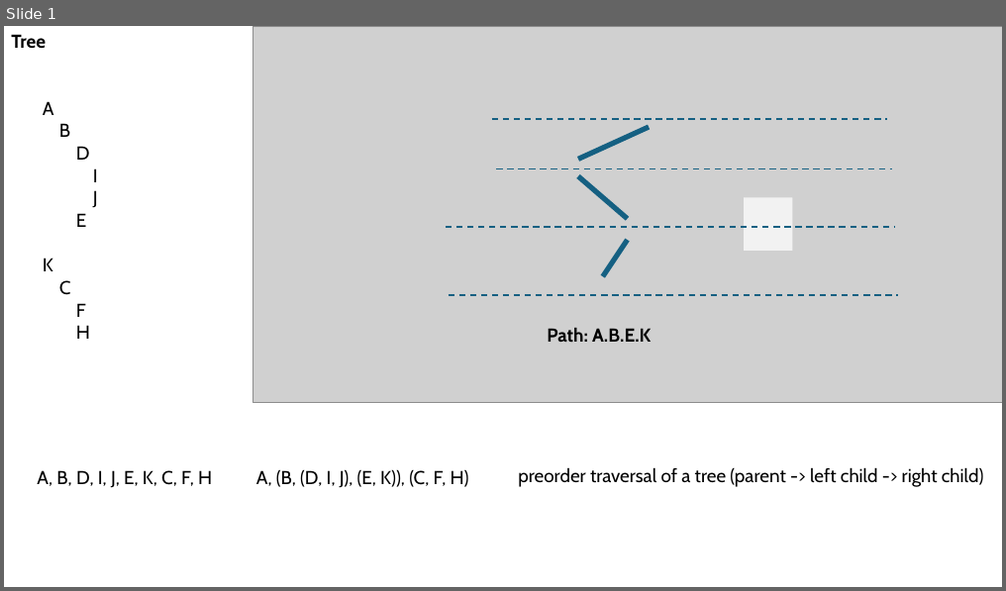
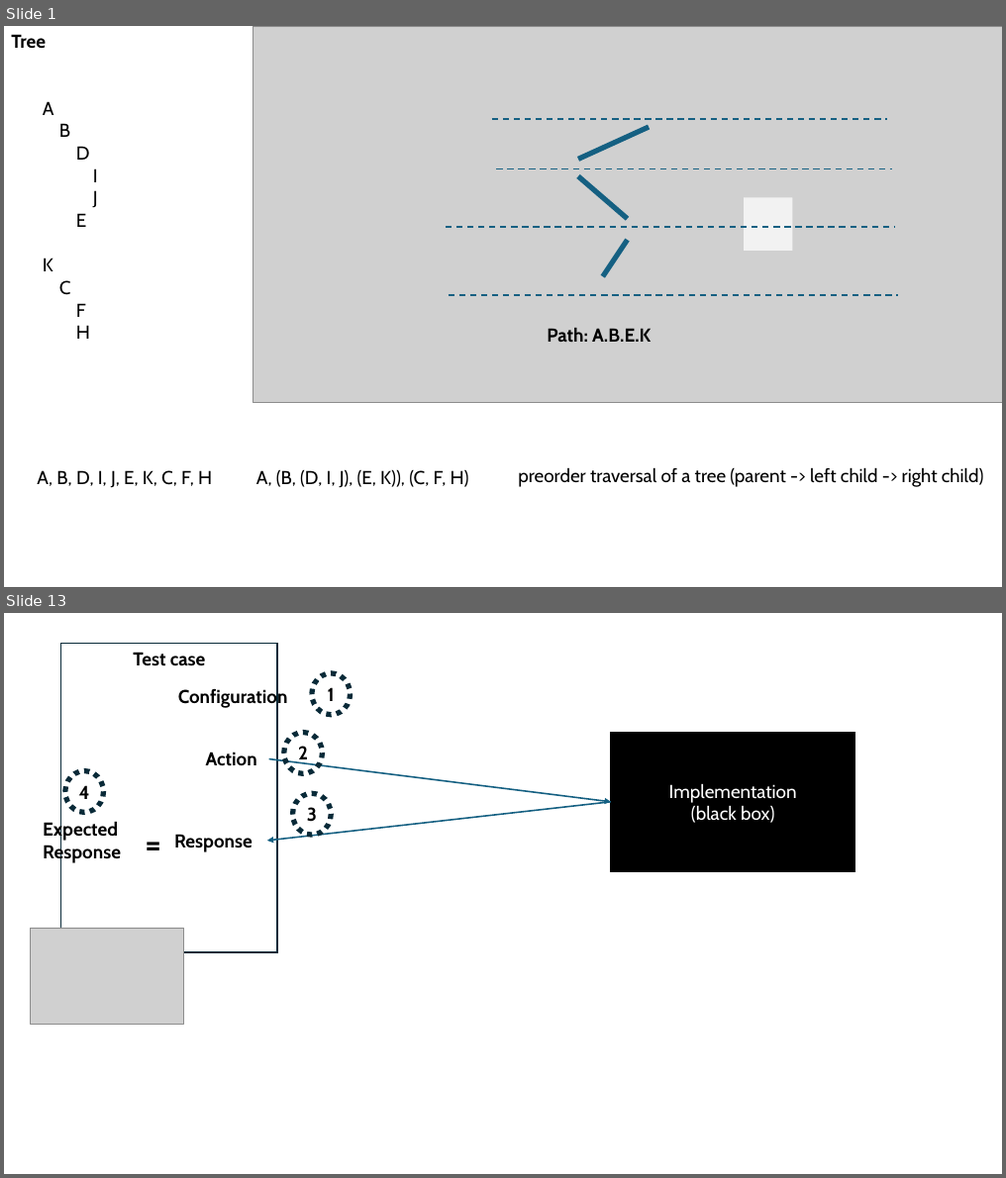
Before and after one commit to mo-mosverkstad/my_data_structure, a slide deck: ppt/dataStructure.pptx. Shown one above the other, each under a label of ours: slide 1 before the commit, slides 1 and 13 after it; the slides between them are not shown. The pictures are 1006x591 and 1006x1178 pixels, drawn with LibreOffice and Linux fonts; fonts in the diff are those of the drawing; grey boxes stand for pictures. Boxes give left, top, right and bottom in pixels: in the first picture for what was removed or moved away, otherwise in the second. Text is boxed around its words. In the diff, an @@ line names an element or a change of style, - is before the commit and + after.

```diff
--- a/ppt/dataStructure.pptx
+++ b/ppt/dataStructure.pptx
@@ slide 13 added at <box>4,613,1002,1174</box>, background #FFFFFF @@
@@ rectangle added at <box>60,643,277,953</box>, outline #092A39 1.5 pt, 18 pt, text #000000, bold @@
+Test case
@@ text added at <box>178,687,288,708</box>, 18 pt, text #000000, bold @@
+Configuration
@@ ellipse added at <box>312,673,350,715</box>, outline #092A39 5 pt dashed, 18 pt, text #000000, bold @@
+1
@@ text added at <box>206,752,257,766</box>, 18 pt, text #000000, bold @@
+Action
@@ arrow added from (269, 759) to (611, 802), #156082 1.5 pt @@
@@ ellipse added at <box>284,732,322,773</box>, outline #092A39 5 pt dashed, 18 pt, text #000000, bold @@
+2
@@ rectangle added at <box>611,733,855,872</box>, fill #000000, outline #000000 1.5 pt, 18 pt, text #FFFFFF @@
+Implementation
+(black box)
@@ ellipse added at <box>65,771,104,812</box>, outline #092A39 5 pt dashed, 18 pt, text #000000, bold @@
+4
@@ text added at <box>138,820,171,867</box>, 32 pt, text #000000, bold @@
+=
@@ arrow added from (611, 802) to (267, 841), #156082 1.5 pt @@
@@ ellipse added at <box>293,793,331,835</box>, outline #092A39 5 pt dashed, 18 pt, text #000000, bold @@
+3
@@ text added at <box>43,821,121,863</box>, 18 pt, text #000000, bold @@
+Expected Response
@@ text added at <box>174,834,252,853</box>, 18 pt, text #000000, bold @@
+Response
@@ picture added at <box>30,928,184,1025</box> @@
```
Also in this commit, not shown: 1 slide changed, 9 other slides added, 6 other files.
